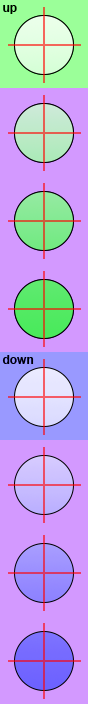
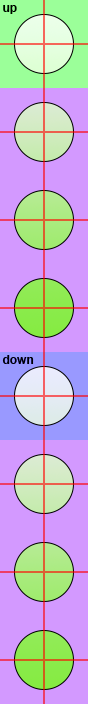
Two versions of the same layered image (88 x 704). Layer-by-layer changes:
painted on "crosshairs" over [0, 0, 88, 704]
painted on "button outlines" (1st of 2) over [14, 14, 74, 339]
renamed "button outlines copy 2" to "button outlines", painted on it over [14, 366, 74, 691]
removed layer "button outlines copy" over [14, 15, 74, 339]
